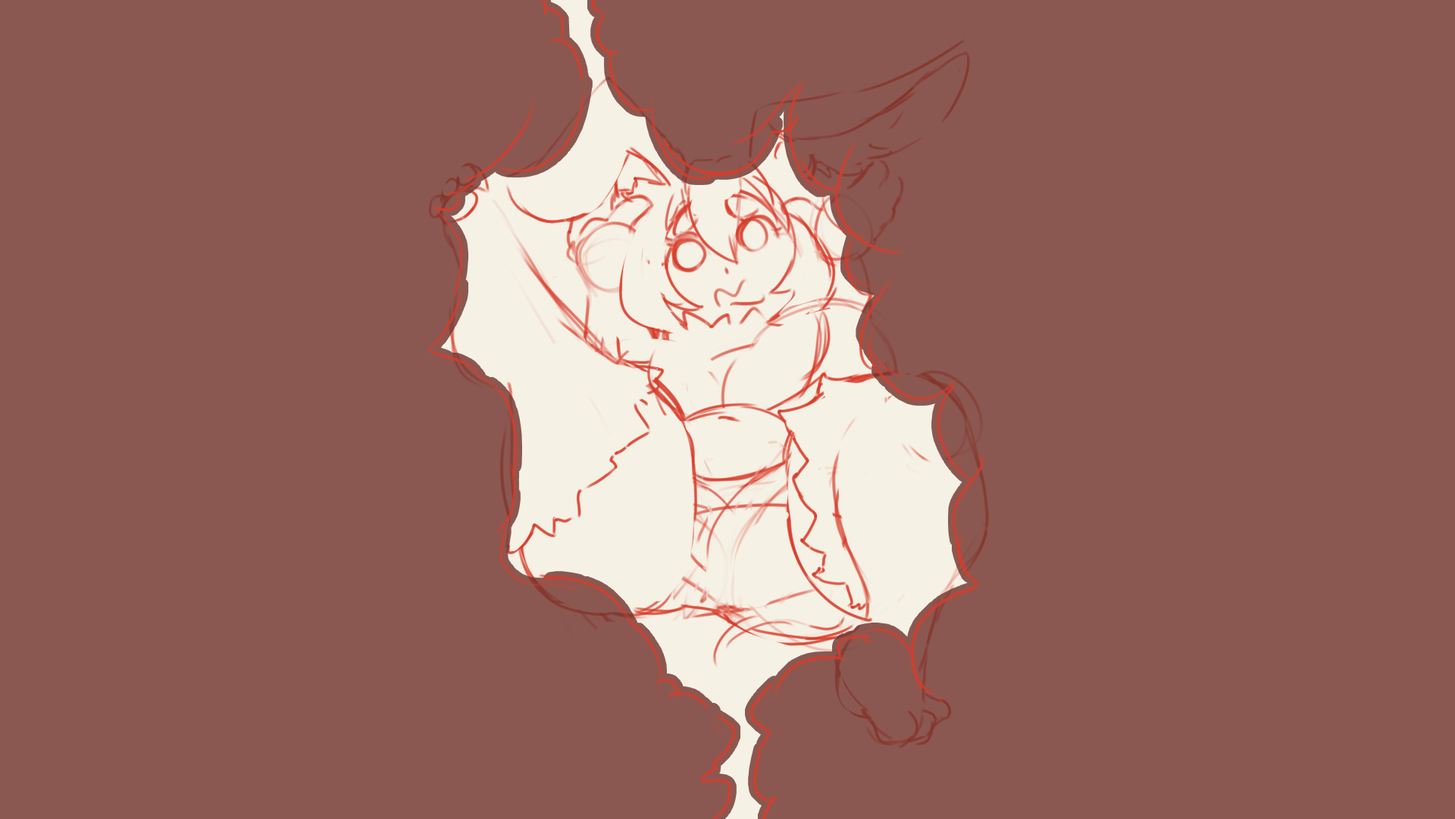
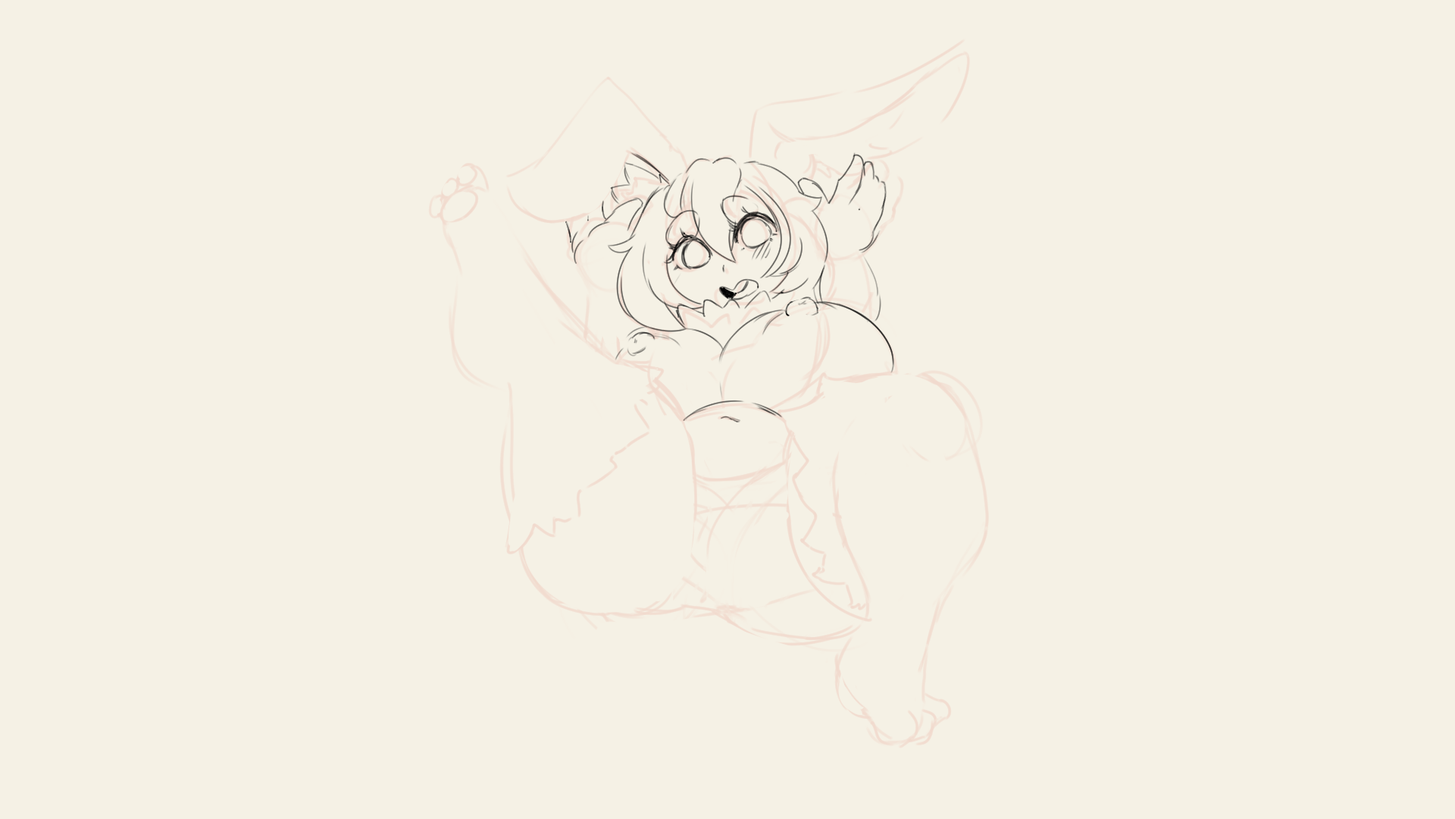
Two versions of the same layered image (1455px x 819px). Layer-by-layer changes:
hid "Layer 4" over [424, 0, 984, 819]
hid "Layer 5" over [0, 0, 1455, 819]
added layer "Layer 2" in group "I1" over [565, 151, 895, 423]
"Layer 1": opacity 100% → 13% over [428, 36, 990, 749]
